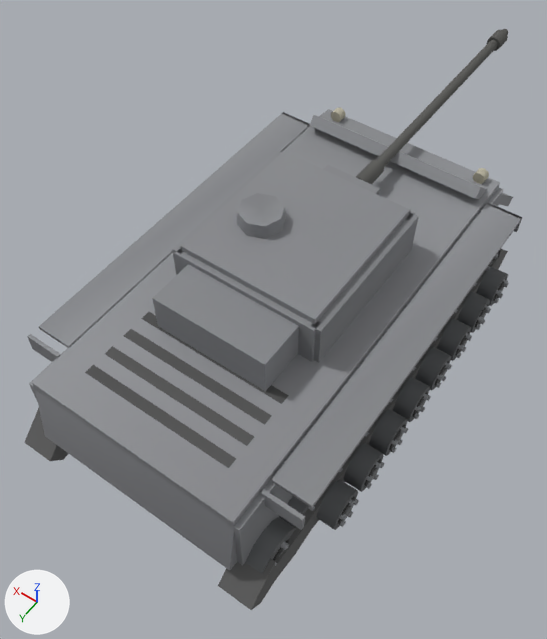
The glTF model client/assets/models/tiger2.glb, before and after one commit.
The view is the same before and after, from a 50 mm camera at (-4.2, 6.33, 10.57) aimed at (0.29, 0.04, 0.68). Lighting does not change. The marker at lower left points along +X, +Y and +Z. The first picture is the older version. Where no turn or scale is listed for an object, it has been applied to the vertices. Vertices at exactly the same position are counted once.

The scene before the commit, as lines of its bpy script (objects in view):
```python
ob_glacis = bpy.data.objects.new('glacis', me_mesh_38)
ob_glacis.location = (0.0, 0.0, 0.0)
ob_hullrear = bpy.data.objects.new('hullRear', me_mesh_40)
ob_hullrear.location = (0.0, 0.0, 0.0)
ob_hullside = bpy.data.objects.new('hullSide', me_mesh_37)
ob_hullside.location = (0.0, 0.0, 0.0)
ob_turretfront = bpy.data.objects.new('turretFront', me_mesh_42)
ob_turretfront.parent = ob_turret
ob_turretfront.location = (0.0, 0.0, 0.0)
ob_turretrear = bpy.data.objects.new('turretRear', me_mesh_44)
ob_turretrear.parent = ob_turret
ob_turretrear.location = (0.0, 0.0, 0.0)
ob_turretroof = bpy.data.objects.new('turretRoof', me_mesh_45)
ob_turretroof.location = (0.0, -0.15, 1.96)
ob_turretside = bpy.data.objects.new('turretSide', me_mesh_43)
ob_turretside.location = (0.0, -0.15, 1.96)
# also in view: 'wheel1' at (-2.28, 2.08, 0.46); 'wheel15' at (-2.28, -2.92, 0.46); 'wheel5' at (-2.28, 0.66, 0.46); 'barrel' at (0.0, -4.62, 2.35); 'wheel9' at (-2.28, -0.77, 0.46)
```
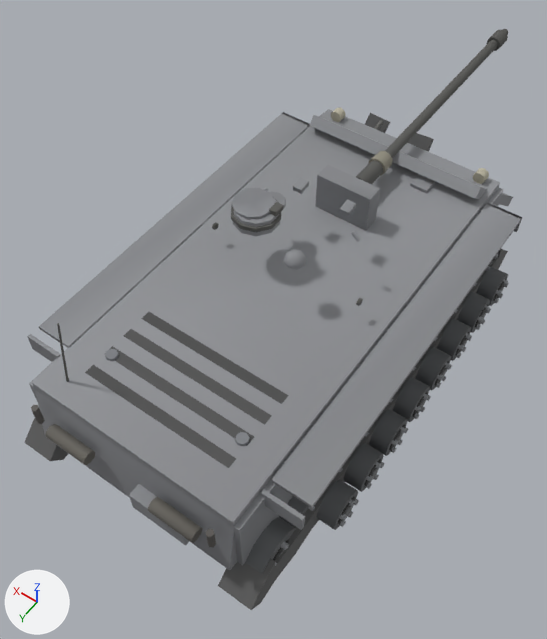
Changed parts and their boxes [x1, y1, x2, y2] in the pictures (547 x 639 px; the box of a moved part takes in the faces that stretch with it):
'turretRoof', reshaped (43% narrower, 47% shorter)
    before: [181, 151, 410, 324]
    after: [231, 177, 361, 269]
'turretFront', no longer drawn
    before: [152, 210, 415, 391]
'hullRear', reshaped (39% taller)
    before: [36, 392, 237, 570]
    after: [31, 323, 237, 570]
'glacis', reshaped
    before: [309, 115, 513, 206]
    after: [309, 113, 513, 206]
'turretRear', no longer drawn
    before: [175, 250, 321, 362]
part 1 of me_mesh_38, added
    after: [410, 174, 435, 193]
part 2 of me_mesh_38, added
    after: [374, 120, 383, 130]
part 3 of me_mesh_38, added
    after: [407, 133, 434, 152]
part 4 of me_mesh_38, added
    after: [365, 113, 390, 133]
part 5 of me_mesh_40, added
    after: [148, 497, 203, 543]
part 6 of me_mesh_40, added
    after: [206, 529, 216, 548]
part 7 of me_mesh_40, added
    after: [45, 424, 95, 465]
part 8 of me_mesh_40, added
    after: [31, 405, 45, 424]
part 9 of me_mesh_40, added
    after: [129, 484, 189, 546]
part 10 of me_mesh_40, added
    after: [57, 323, 69, 382]
part 11 of me_mesh_43, deleted
    before: [311, 214, 419, 363]
part 12 of me_mesh_43, deleted
    before: [172, 152, 281, 275]
part 13 of me_mesh_45, added
    after: [233, 199, 280, 236]
part 14 of me_mesh_45, added
    after: [231, 196, 281, 232]
part 15 of me_mesh_45, added
    after: [269, 202, 284, 216]
part 16 of me_mesh_45, added
    after: [284, 249, 307, 269]
part 17 of me_mesh_45, added
    after: [351, 231, 361, 242]
part 18 of me_mesh_45, deleted
    before: [237, 193, 286, 239]
part 19 of me_mesh_45, moved or reshaped
    before: [181, 153, 410, 324]
    after: [293, 180, 356, 217]
'mantlet', unchanged, uncovered by the edit
    before: [323, 165, 380, 195]
    after: [315, 165, 380, 231]

The change, as a list of edits to the scene's bpy script:
```text
Change me_mesh_38:
    remove me_mesh_38.from_pydata(...)  # 8 vertices, 12 faces; spans x -1.6..1.6, y -5.36..-2.86, z 0.19..2.35
    add me_mesh_38.from_pydata(...)  # 80 vertices, 132 faces; spans x -1.6..1.6, y -5.36..-2.7, z 0.19..2.35
    me_mesh_38 part 1: a new loose piece, a box spanning x -0.83..-0.53, y -3.0..-2.7, z 1.95..2.08, in mat_glacis_mat
    me_mesh_38 part 2: a new loose piece of 14 vertices spanning x 0.85..0.92, y -4.24..-3.79, z 1.59..1.78, in mat_glacis_mat
    me_mesh_38 part 3: 8 vertices added at x -0.21..0.25, y -4.28..-3.7, z 1.17..1.84
    me_mesh_38 part 4: 8 vertices added at x 0.79..1.25, y -4.43..-3.85, z 1.04..1.71
    other edits to the shape of me_mesh_38 do not show in these pictures
Change me_mesh_40:
    remove me_mesh_40.from_pydata(...)  # 44 vertices, 76 faces; spans x -1.7..1.7, y 3.2..3.8, z 0.76..1.93
    add me_mesh_40.from_pydata(...)  # 156 vertices, 268 faces; spans x -1.7..1.7, y 3.2..3.98, z 0.76..3.21
    me_mesh_40 part 5: a new loose piece, an 8-sided cylinder along x spanning x -1.28..-0.56, y 3.76..3.98, z 1.37..1.59, in mat_hullrear_mat
    me_mesh_40 part 6: a new loose piece, a 6-sided cylinder along z spanning x -1.544..-1.448, y 3.795..3.905, z 1.492..1.832, in mat_hullrear_mat
    me_mesh_40 part 7: a new loose piece, an 8-sided cylinder along x spanning x 0.56..1.28, y 3.76..3.98, z 1.37..1.59, in mat_hullrear_mat
    me_mesh_40 part 8: a new loose piece, a 6-sided cylinder along z spanning x 1.448..1.544, y 3.795..3.905, z 1.492..1.832, in mat_hullrear_mat
    me_mesh_40 part 9: a new loose piece, a box spanning x -1.07..-0.15, y 3.66..3.92, z 0.94..1.32, in mat_hullrear_mat
    me_mesh_40 part 10: 12 vertices added at x 1.24..1.35, y 3.22..3.38, z 1.86..3.21
    other edits to the shape of me_mesh_40 do not show in these pictures
Change me_mesh_43:
    remove me_mesh_43.from_pydata(...)  # 16 vertices, 24 faces; spans x -1.25..1.25, y -1.3..1.3, z 0.0..0.78
    add me_mesh_43.from_pydata(...)  # 36 vertices, 64 faces; spans x -1.29..1.29, y 0.27..0.38, z 0.37..0.48
    me_mesh_43 part 11: the loose piece of 8 vertices spanning x -1.25..-1.1, y -1.3..1.3, z 0.0..0.78 is deleted
    me_mesh_43 part 12: the loose piece of 8 vertices spanning x 1.1..1.25, y -1.3..1.3, z 0.0..0.78 is deleted
    other edits to the shape of me_mesh_43 do not show in these pictures
Change me_mesh_45:
    remove me_mesh_45.from_pydata(...)  # 26 vertices, 44 faces; spans x -1.12..1.12, y -1.25..1.25, z 0.78..1.11
    add me_mesh_45.from_pydata(...)  # 181 vertices, 316 faces; spans x -0.88..0.97, y -0.78..0.75, z 0.88..1.18
    me_mesh_45 part 13: a new loose piece, a 10-sided cut cone along z (radius 0.36 at the low end, 0.33 at the high end) spanning x 0.25..0.93, y -0.16..0.56, z 0.88..1.1, in mat_turretroof_mat
    me_mesh_45 part 14: a new loose piece, a 10-sided cylinder along z spanning x 0.231..0.944, y -0.175..0.575, z 0.975..1.045, in mat_turretroof_mat
    me_mesh_45 part 15: a new loose piece, a box spanning x 0.248..0.368, y 0.01..0.19, z 1.1..1.18, in mat_turretroof_mat
    me_mesh_45 part 16: a new loose piece of 41 vertices spanning x -0.51..-0.19, y 0.43..0.75, z 0.92..1.08, in mat_turretroof_mat
    me_mesh_45 part 17: a new loose piece of 14 vertices spanning x -0.88..-0.72, y -0.29..-0.23, z 0.89..1.03, in mat_turretroof_mat
    me_mesh_45 part 18: the loose piece of 18 vertices spanning x 0.14..0.86, y -0.16..0.56, z 0.85..1.11 is deleted
    me_mesh_45 part 19: 8 vertices removed from x -1.12..1.12, y -1.25..1.25, z 0.78..0.88; 16 vertices added at x -0.49..0.49, y -0.78..-0.57, z 0.9..1.02
    other edits to the shape of me_mesh_45 do not show in these pictures
Change ob_turretfront:
    ob_turretfront: bpy.data.objects.new('turretFront', me_mesh_42) -> bpy.data.objects.new('turretFront', None)
Change ob_turretrear:
    ob_turretrear: bpy.data.objects.new('turretRear', me_mesh_44) -> bpy.data.objects.new('turretRear', None)
```
